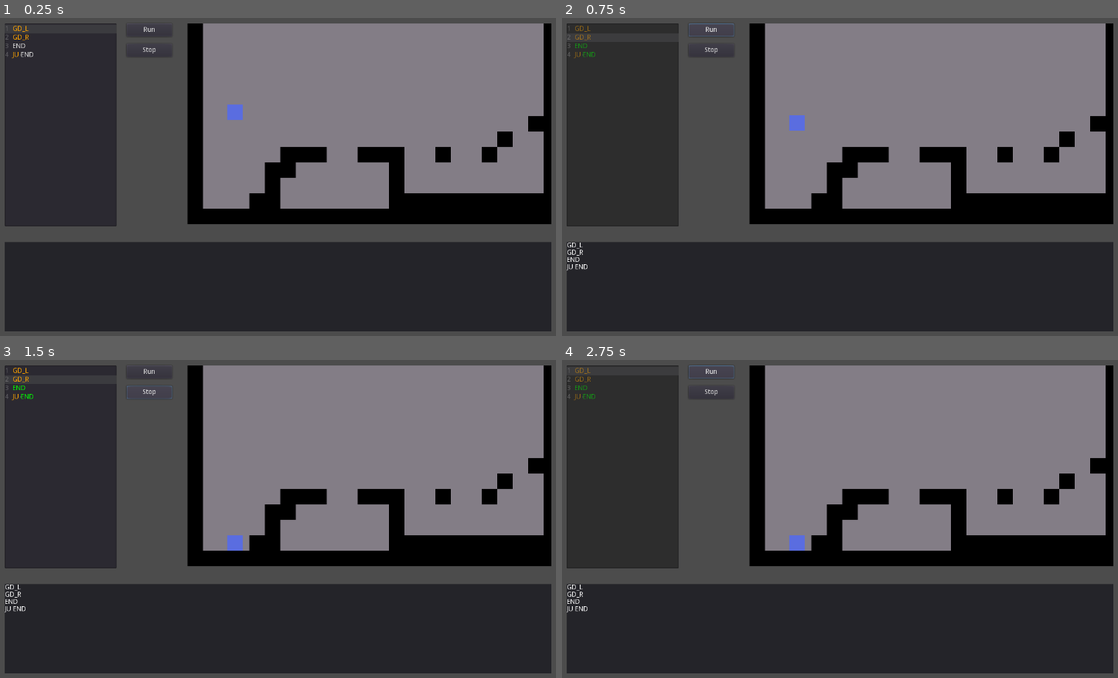
Above: before the commit, frames 1-4 (two rows, left to right).
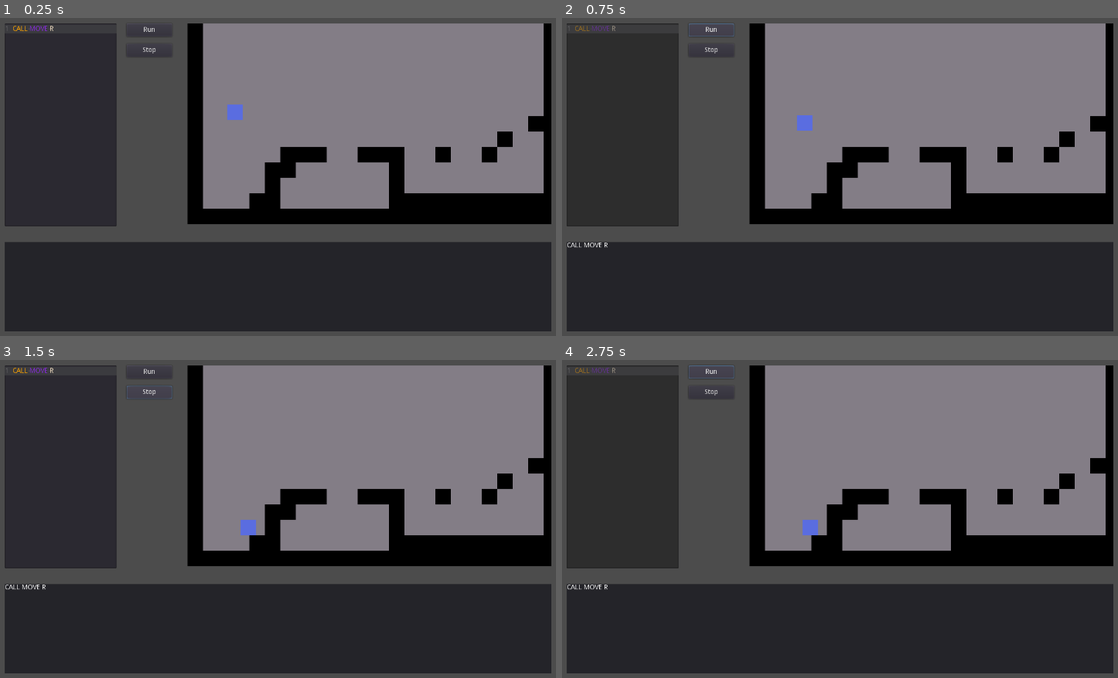
Above: after the commit, the same moments.

Repository: salihfc/code-runner
Game: Godot game, scene res://Main.tscn
The game is run twice, just before and just after one commit, with the same random seed, the same clock (stepped at 60 frames per second) and the same inputs.
Inputs:
- Up to frame 1 (0.25 s): no input
- Up to frame 2 (0.75 s): click "Run" at 0.5 s
- Up to frame 3 (1.5 s): click "Stop" at 1.25 s
- Up to frame 4 (2.75 s): click "Run" at 2 s

The runs differ from the first frame. In frame 1, 0.1% of the frame differs, in the area x 0-10%, y 2-13%; in frame 2, 0.4%; in frame 3, 0.6%, in the area x 0-47%, y 2-80%; in frame 4, 0.5%.

Commit message:
WHILE loops added to lang

Diff:
--- a/Analyzer.gd
+++ b/Analyzer.gd
@@ -14,6 +14,10 @@
 }
 
 var flag_lines = []
+
+var while_binds = {
+	"label_name" : "wrap_to"
+}
 
 var var_table = {
 	"variable_name" : "value",
@@ -62,20 +66,26 @@
 	if processing and current_line < lines.size():
 		text_edit.cursor_set_line(current_line)
 
-		if current_line_processed and ((not _DELAY_ACTIVE) or line_timer.time_left < 0.01): # go to next line
+		if current_line_processed and\
+			((not _DELAY_ACTIVE) or line_timer.time_left < 0.01):
+			# go to next line
+
 			current_line_processed = false
 #			prints("current line: [%s]" % current_line)
 			line_timer.start(_LINE_TIME)
 			run_instruction(current_line)
 			current_line_processed = true
-	elif current_line == lines.size():
-		current_line = 0
+#	elif current_line == lines.size():
+#		current_line = 0
 
 func run_instruction(line_number:int) -> void:
 
 	# line is flag -> skip
 	if flag_lines.has(line_number):
-		current_line += 1
+		if while_binds.has(lines[line_number]):
+			current_line = while_binds[lines[line_number]]
+		else:
+			current_line += 1
 		return
 
 	# instruction argument count assumed to be maximum 3
@@ -85,14 +95,14 @@
 	match op:
 		"JU": # Jump Unconditionally [JU] [TARGET:FLAG]
 			var jump_target = args[1]
-			if jump_table.has(jump_target):
+			if !while_binds.has(jump_target) and jump_table.has(jump_target):
 				current_line = jump_table[jump_target]
 			else:
 				assert(0)
 		"JI", "JN": # Jump If | Jump Not If
 			var target_truth_val = (op == "JI")
 			var jump_target = args[2] # [JI] [EXP] [TARGET]
-			if jump_table.has(jump_target):
+			if !while_binds.has(jump_target) and jump_table.has(jump_target):
 				var evaluation = evaluate_expression(args[1])
 				if bool(evaluation) == target_truth_val:
 					current_line = jump_table[jump_target]
@@ -119,6 +129,19 @@
 			var func_args = args[2].split(" ")
 			call_func(func_name, func_args)
 			current_line += 1
+
+		"WHILE": # WHILE EXPRESSION LABEL
+			var jump_target = args[2] # [JI] [EXP] [TARGET]
+			var evaluation = evaluate_expression(args[1])
+
+			if while_binds.has(jump_target):
+				if bool(evaluation):
+					current_line += 1
+				else:
+					current_line = (jump_table[jump_target] + 1)
+			else:
+				assert(0)
+
 		_:
 #			prints("Warning: line skipped [%s]" % line_number)
 			evaluate_expression(op)
@@ -174,13 +197,26 @@
 			else:
 				if jump_table.has(args[0]):
 					# return syntax error
-					prints("duplicate jump_flags at [%s, %s] Flag:{%s}" % [i, jump_table[args[0]], args[0]])
+					prints("duplicate jump_flags at [%s, %s] Flag:{%s}" %\
+					[i, jump_table[args[0]], args[0]])
 					assert(0)
 				else:
 					jump_table[args[0]] = i
-					GLOBAL.input_text_editor.add_keyword_color(args[0], Color.green)
+					GLOBAL.input_text_editor.\
+						add_keyword_color(args[0], Color.green)
 					flag_lines.append(i)
 
+	for i in line_count:
+		prints("%s :: %s" % [i, lines[i]])
+		var line = lines[i]
+		var args = line.split(" ")
+		if args[0] == "WHILE":
+			var label = args[2]
+
+			if not jump_table.has(label):
+				assert(0)
+			else:
+				while_binds[label] = i
 
 func is_keyword(word : String) -> bool:
 	return GLOBAL.keywords.has(word)
@@ -284,7 +320,8 @@
 			if args.size() == 1:
 				Player.throw_to_angle(float(args[0]))
 			else:
-				Player.throw_to_direction(Vector2(float(args[0]), float(args[1])))
+				Player.throw_to_direction(\
+					Vector2(float(args[0]), float(args[1])))
 		_:
 			pass
 
--- a/Main.tscn
+++ b/Main.tscn
@@ -44,10 +44,7 @@
 margin_top = 42.0
 margin_right = 305.0
 margin_bottom = 462.0
-text = "GD_L
-GD_R
-END
-JU END"
+text = "CALL MOVE R"
 highlight_current_line = true
 syntax_highlighting = true
 show_line_numbers = true
--- a/UI/TextEdit.gd
+++ b/UI/TextEdit.gd
@@ -4,19 +4,21 @@
 	"JU" : Color.orange,
 	"JI" : Color.orange,
 	"JN" : Color.orange,
-	"JUMP" : Color.orange,
-	"MOVE" : Color.orange,
-	"GD_U" : Color.orange,
-	"GD_L" : Color.orange,
-	"GD_R" : Color.orange,
-	"GD_D" : Color.orange,
+	"CALL" : Color.orange,
+	"WHILE" : Color.orange,
+
+	"JUMP" : Color.blueviolet,
+	"MOVE" : Color.blueviolet,
+	"GD_U" : Color.blueviolet,
+	"GD_L" : Color.blueviolet,
+	"GD_R" : Color.blueviolet,
+	"GD_D" : Color.blueviolet,
 
 	"U" : Color.blanchedalmond,
 	"L" : Color.blanchedalmond,
 	"R" : Color.blanchedalmond,
 	"D" : Color.blanchedalmond,
 
-	"CALL" : Color.greenyellow,
 }
 
 func _ready() -> void:
Not shown, changed: notes.txt
